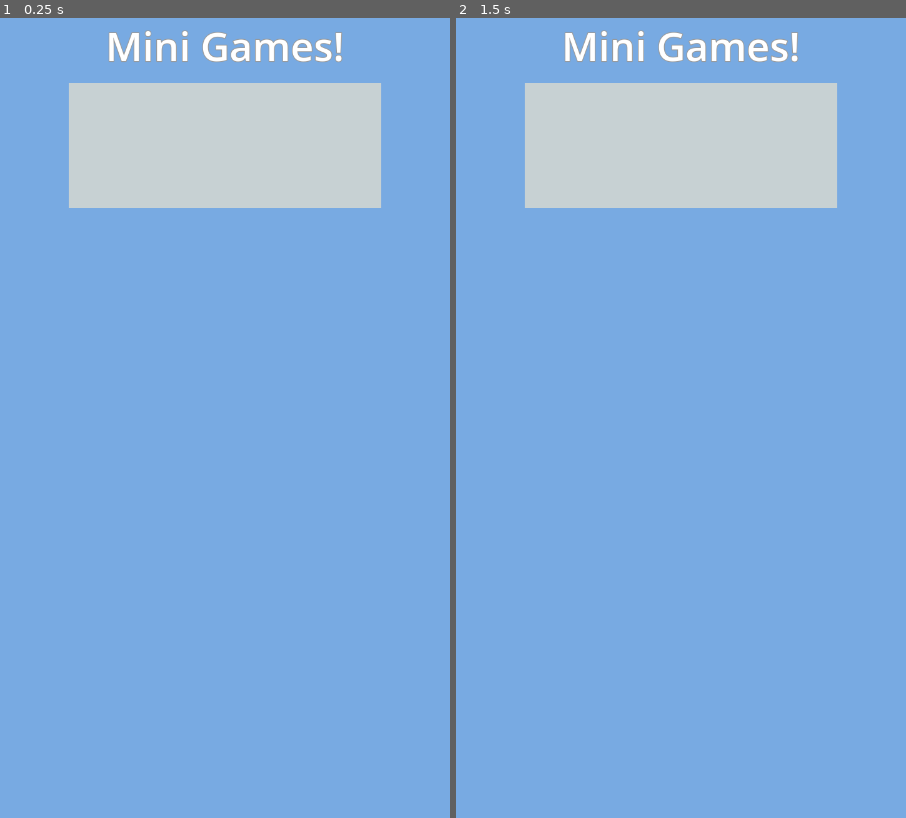
Above: before the commit, frames 1-2 (left to right).
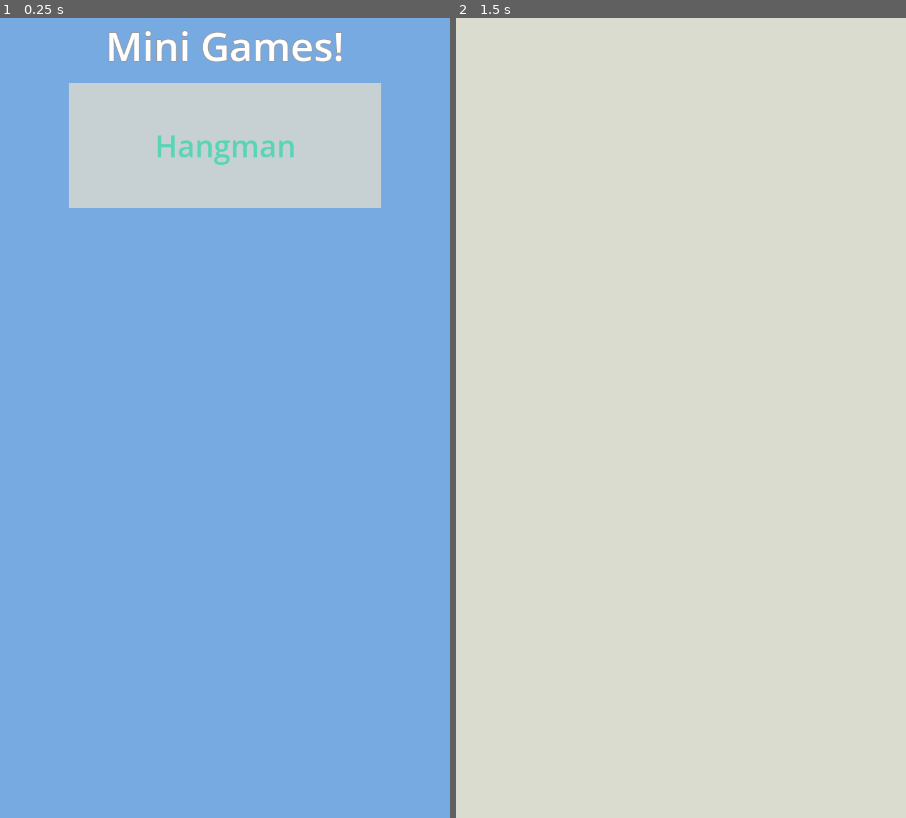
Above: after the commit, the same moments.

Repository: Rob-Pil8/web-minigames
Game: Godot game, scene res://scenes/main_menu.tscn
The game is run twice, just before and just after one commit, with the same random seed, the same clock (stepped at 60 frames per second) and the same inputs.
Inputs (mouse positions are in pixels of both pictures, inside the frame that each line leads up to):
- Up to frame 1 (0.25 s): no input
- Up to frame 2 (1.5 s): click (681, 146) at 0.5 s; click (681, 146) at 1.27 s

The runs differ from the first frame. In frame 1, 0.4% of the frame differs, in the area x 34-66%, y 14-19%; in frame 2, 89%, in the area x 0-100%, y 0-100%.

Commit message:
Started Hangman minigame
- Linked the homescreen hangman button to the hangman scene

-  "started" working on hangman scene

Diff:
--- a/scenes/main_menu.tscn
+++ b/scenes/main_menu.tscn
@@ -7,6 +7,10 @@
 font_size = 64
 outline_size = 5
 outline_color = Color(0.601223, 0.601223, 0.60122293, 1)
+
+[sub_resource type="LabelSettings" id="LabelSettings_ekxnf"]
+font_size = 48
+font_color = Color(0.34563914, 0.83650094, 0.7150573, 1)
 
 [node name="Node2D" type="Node2D"]
 script = ExtResource("1_ekxnf")
@@ -61,4 +65,20 @@
 layout_mode = 2
 texture_normal = ExtResource("1_l6cm7")
 
-[connection signal="pressed" from="UI/ScrollContainer/VBoxContainer/TextureButton" to="." method="_on_texture_button_pressed"]
+[node name="Label" type="Label" parent="UI/ScrollContainer/VBoxContainer/TextureButton"]
+layout_mode = 1
+anchors_preset = 8
+anchor_left = 0.5
+anchor_top = 0.5
+anchor_right = 0.5
+anchor_bottom = 0.5
+offset_left = -20.0
+offset_top = -11.5
+offset_right = 20.0
+offset_bottom = 11.5
+grow_horizontal = 2
+grow_vertical = 2
+text = "Hangman"
+label_settings = SubResource("LabelSettings_ekxnf")
+
+[connection signal="pressed" from="UI/ScrollContainer/VBoxContainer/TextureButton" to="." method="_on_hangman_button_pressed"]
--- /dev/null
+++ b/scenes/minigames/hangman.tscn
@@ -0,0 +1,10 @@
+[gd_scene format=3 uid="uid://b0y4nekco7kd1"]
+
+[node name="Hangman" type="Node2D"]
+
+[node name="Background" type="Node2D" parent="."]
+
+[node name="ColorRect" type="ColorRect" parent="Background"]
+offset_right = 720.0
+offset_bottom = 1280.0
+color = Color(0.85648125, 0.86167496, 0.8143181, 1)
--- a/scripts/main_menu.gd
+++ b/scripts/main_menu.gd
@@ -1,5 +1,4 @@
 extends Node2D
 
-
-func _on_texture_button_pressed() -> void:
-	print("Pressed")
+func _on_hangman_button_pressed() -> void:
+	get_tree().change_scene_to_file("uid://b0y4nekco7kd1")
Not shown: 1 places in scenes/main_menu.tscn that only renumber resources
